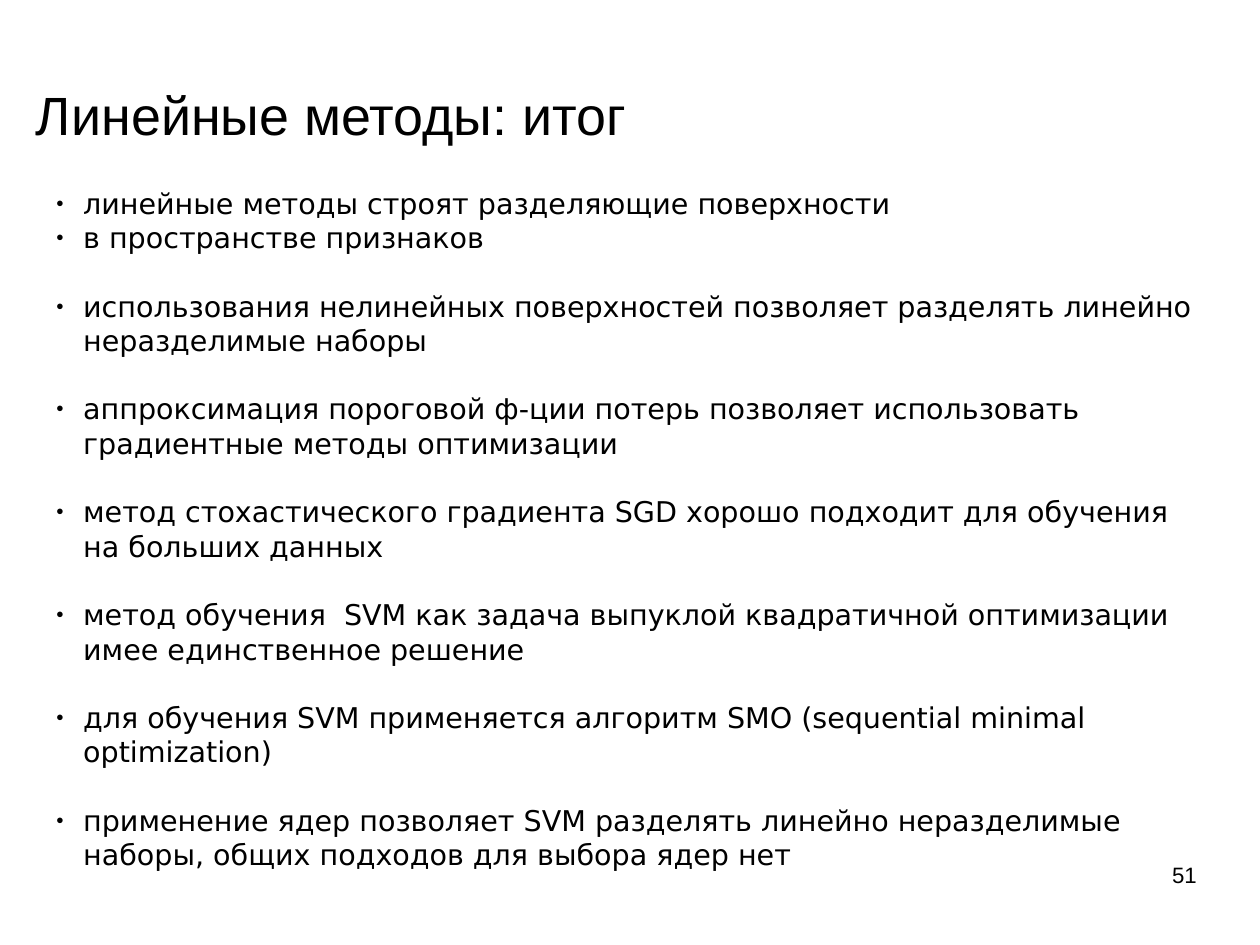
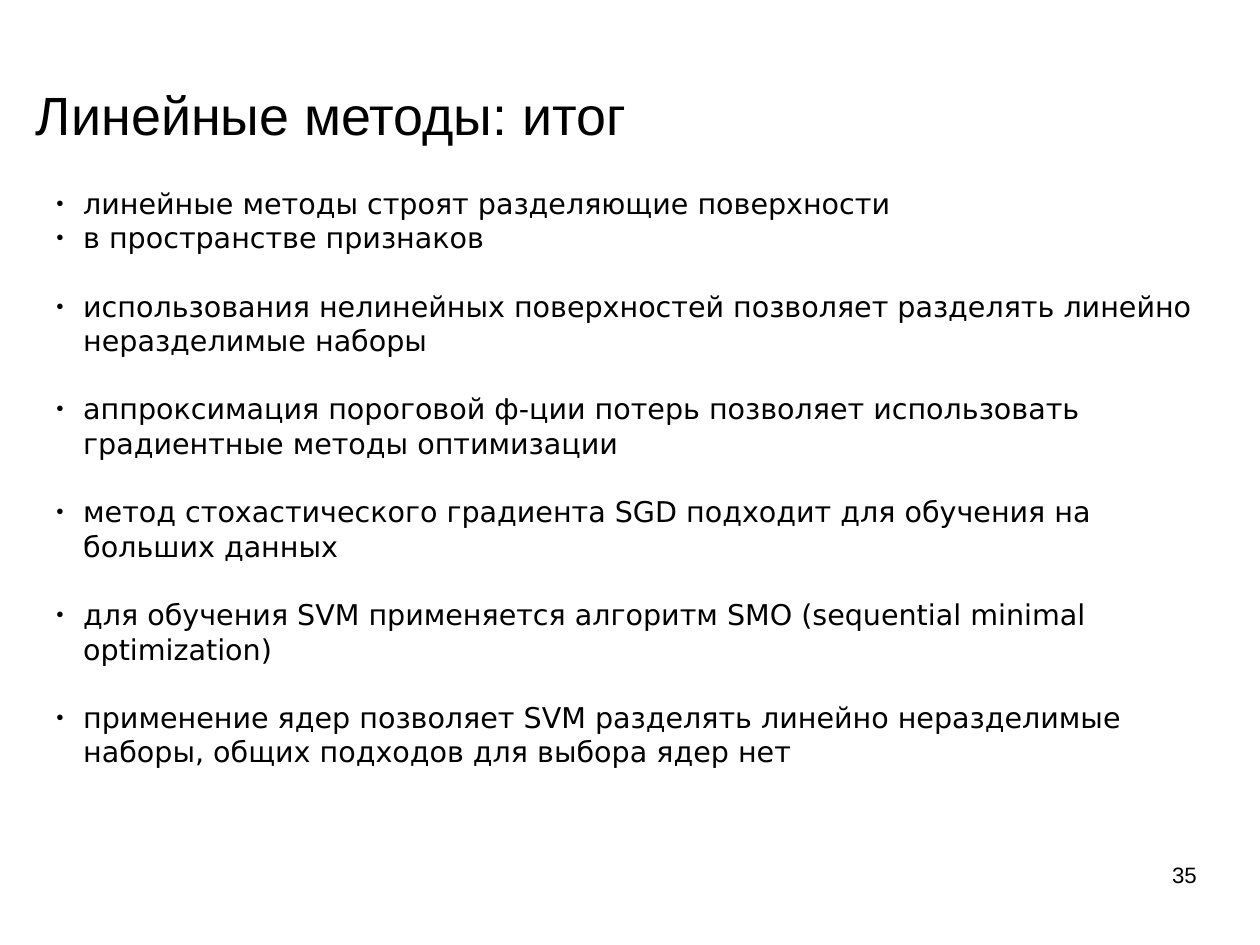
Before and after one commit to mechanoid5/ml_lectorium_legacy, a slide deck: slide 35 of 08-linear.odp (slide 51 before the commit). Drawn at 1260x945 pixels with LibreOffice and Linux fonts; fonts in the diff are those of the drawing; background and template pictures are left out. Boxes give left, top, right and bottom in pixels: in the first picture for what was removed or moved away, otherwise in the second. Text is boxed around its words. In the diff, an @@ line names an element or a change of style, - is before the commit and + after.

```diff
--- a/08-linear.odp
+++ b/08-linear.odp
@@ text at [83,500,1090,561]: text changed @@
-● метод стохастического градиента SGD хорошо подходит для обучения на больших данных
-● метод обучения SVM как задача выпуклой квадратичной оптимизации имее единственное решение
+● метод стохастического градиента SGD подходит для обучения на больших данных
@@ page number at [1172,867,1197,884]: text changed @@
-51
+35
```
Also in this commit, not shown: 5 other slides changed, 2 slides added, 18 slides removed, 2 other files.
